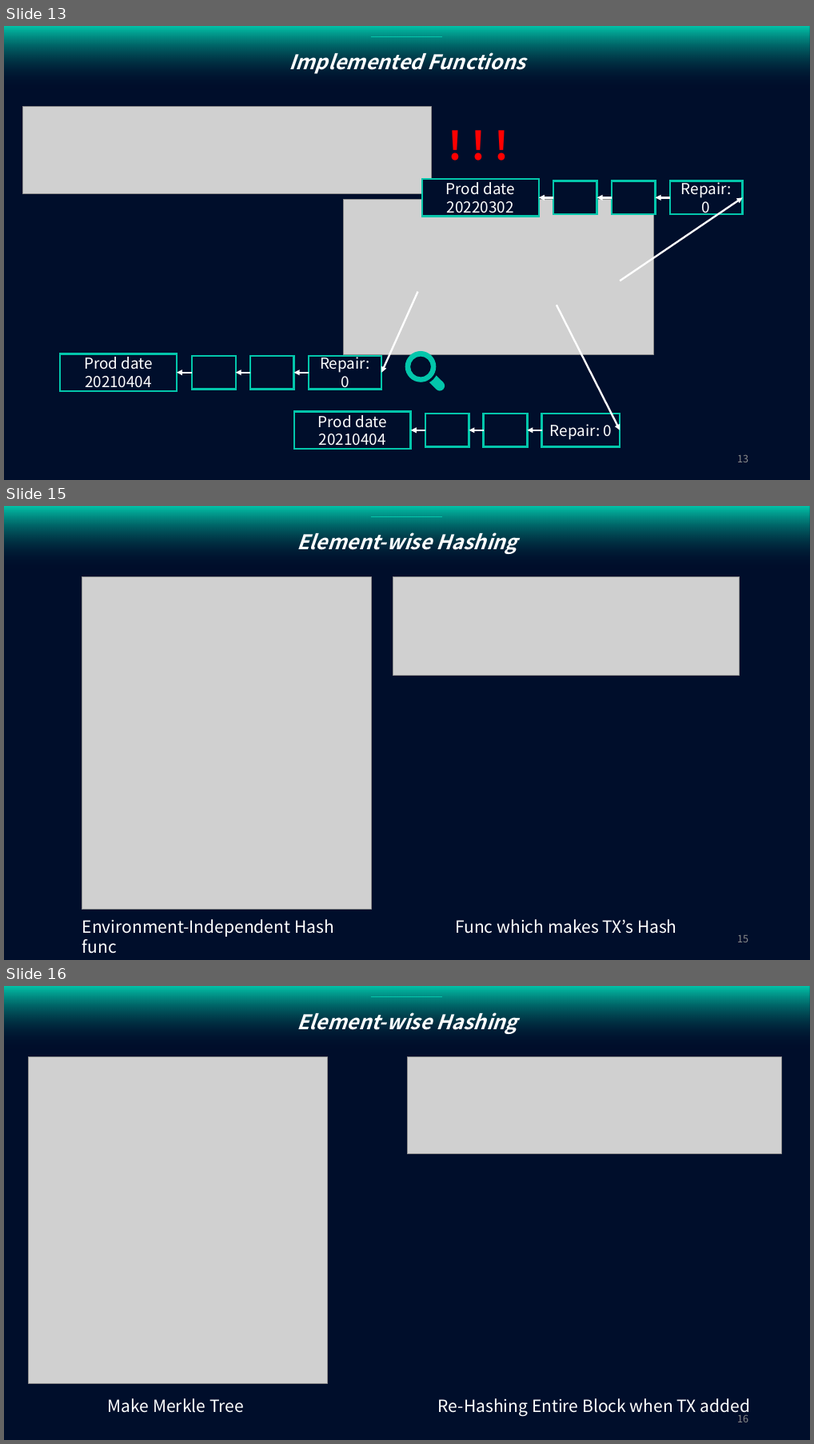
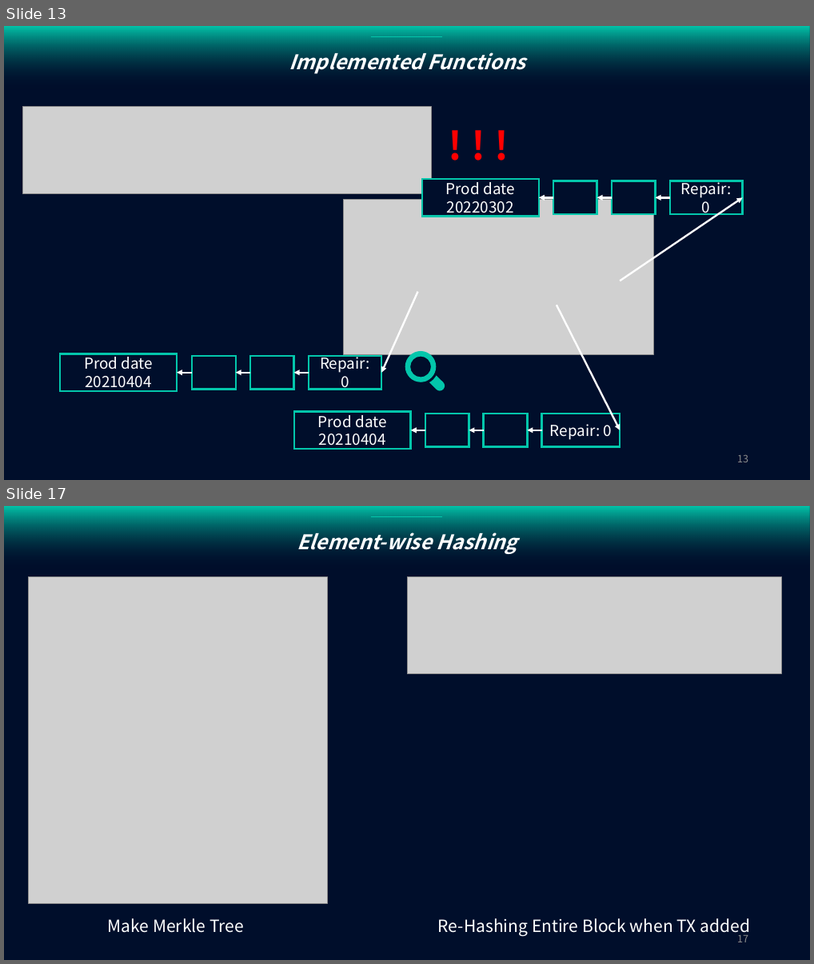
Before and after one commit to purachina/etri, a slide deck: Advanced Buisness Communicating Design/구현 - 복사본.pptx. Shown one above the other, each under a label of ours: slides 13, 15 and 16 before the commit, slides 13 and 17 after it; the slides between them are not shown. The pictures are 814x1444 and 814x964 pixels, drawn with LibreOffice and Linux fonts; fonts in the diff are those of the drawing; grey boxes stand for pictures. Boxes give left, top, right and bottom in pixels: in the first picture for what was removed or moved away, otherwise in the second. Text is boxed around its words. In the diff, an @@ line names an element or a change of style, - is before the commit and + after.

```diff
--- a/Advanced Buisness Communicating Design/구현 - 복사본.pptx
+++ b/Advanced Buisness Communicating Design/구현 - 복사본.pptx
@@ slide 15 removed at [4,506,810,960], background #000E2B @@
@@ rectangle removed at [4,506,810,576] @@
-Element-wise Hashing
@@ line removed from (371, 517) to (442, 517) @@
@@ picture removed at [82,576,372,909] @@
@@ picture removed at [394,576,740,676] @@
@@ text removed at [82,919,334,953] @@
-Environment-Independent Hash func
@@ text removed at [455,919,678,933] @@
-Func which makes TX’s Hash
@@ page number removed at [738,935,749,942] @@
-15
@@ what was slide 16 is now slide 17 @@
@@ page number at [738,932,749,942]: text changed @@
-16
+17
```
Also in this commit, not shown: 1 slide changed, 3 slides added, 1 other slide removed, 5 other files.
